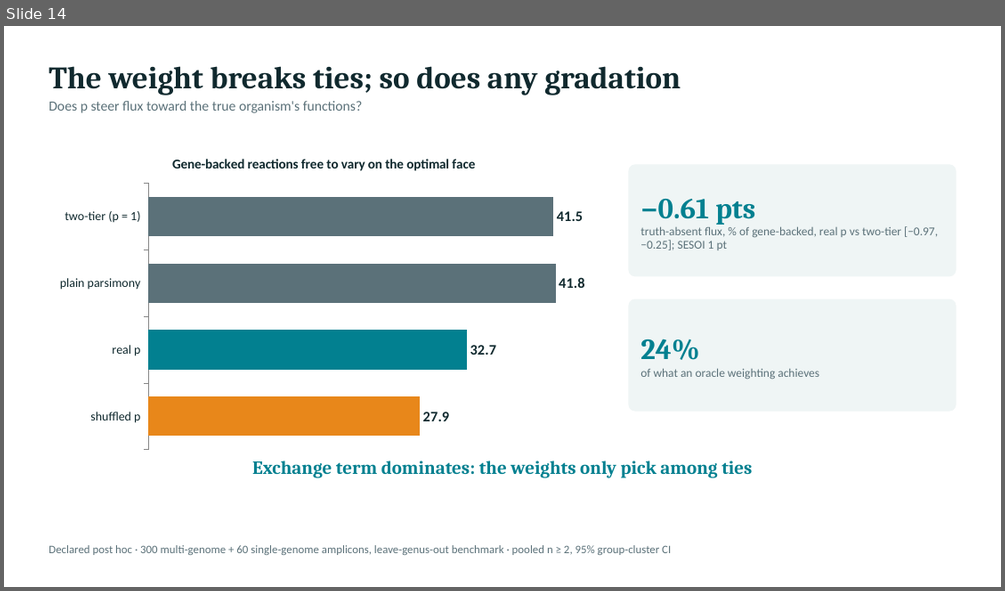
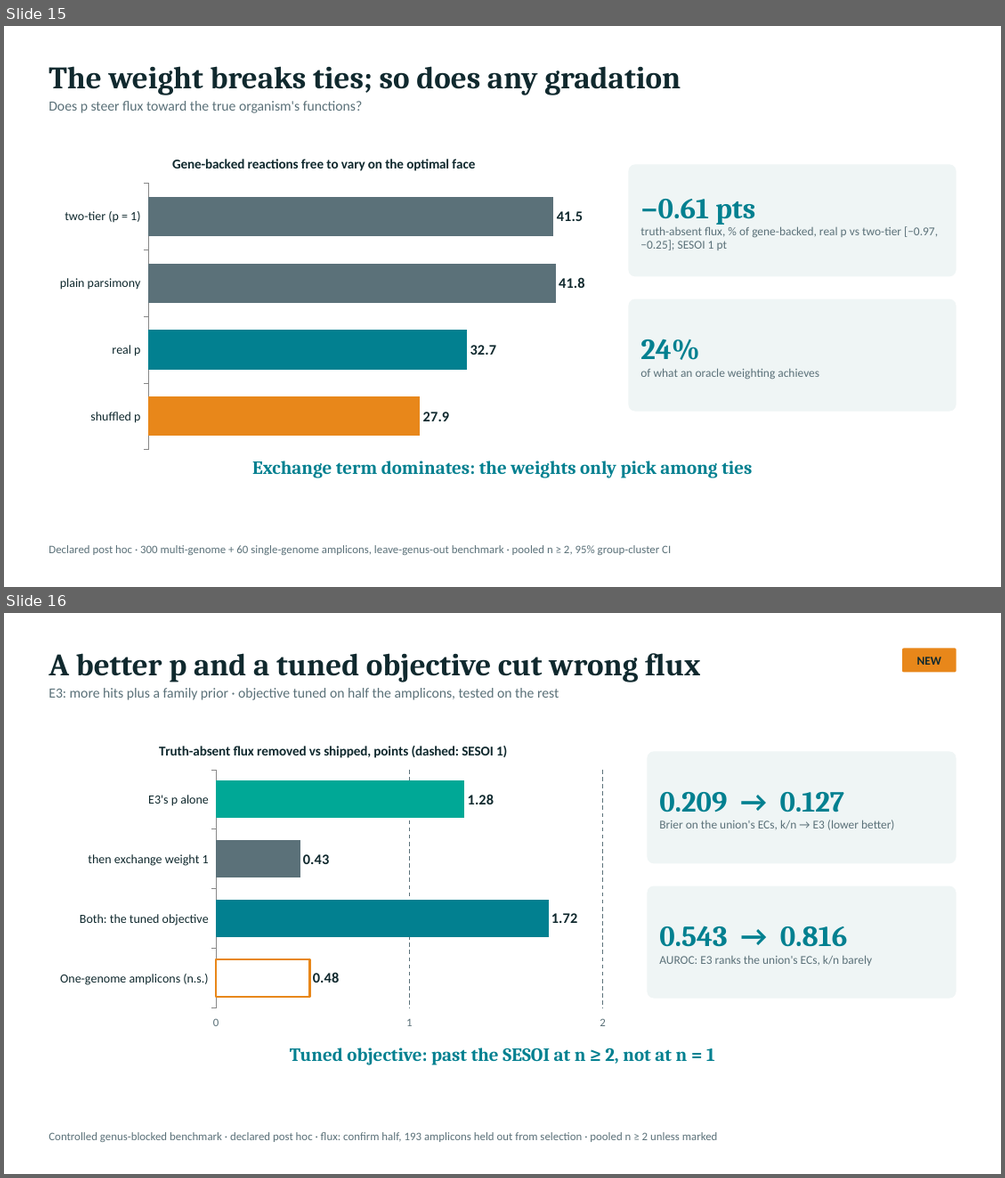
Before and after one commit to freiburgermsu/prFBA, a slide deck: presentations/prFBA_condensed_2026-10.pptx. Shown one above the other, each under a label of ours: slide 14 before the commit, slides 15 and 16 after it. The pictures are 1005x591 and 1005x1178 pixels, drawn with LibreOffice and Linux fonts; fonts in the diff are those of the drawing. Boxes give left, top, right and bottom in pixels: in the first picture for what was removed or moved away, otherwise in the second. Text is boxed around its words. In the diff, an @@ line names an element or a change of style, - is before the commit and + after.

```diff
--- a/presentations/prFBA_condensed_2026-10.pptx
+++ b/presentations/prFBA_condensed_2026-10.pptx
@@ slide 16 added at (4,613,1001,1174), background #FFFFFF @@
@@ text added at (48,653,700,700), 13.5 pt, text #5B7179 @@
+A better p and a tuned objective cut wrong flux
+E3: more hits plus a family prior · objective tuned on half the amplicons, tested on the rest
@@ rounded rectangle added at (902,648,956,672), fill #E8871A, 11.5 pt, text #10292E, bold @@
+NEW
@@ bar chart added at (48,729,617,1036) @@
+title "Truth-absent flux removed vs shipped, points (dashed: SESOI 1)"
+categories: One-genome amplicons (n.s.), Both: the tuned objective, then exchange weight 1, E3's p alone
+Series 1: 0.48, 1.72, 0.43, 1.28
@@ rounded rectangle added at (647,751,956,863), fill #EFF5F5, 11.5 pt, text #5B7179 @@
+0.209 → 0.127
+Brier on the union's ECs, k/n → E3 (lower better)
@@ rounded rectangle added at (647,886,956,998), fill #EFF5F5, 11.5 pt, text #5B7179 @@
+0.543 → 0.816
+AUROC: E3 ranks the union's ECs, k/n barely
@@ text added at (290,1047,715,1065), 18 pt, text #028090, bold @@
+Tuned objective: past the SESOI at n ≥ 2, not at n = 1
@@ text added at (48,1132,717,1142), 11 pt, text #5B7179 @@
+Controlled genus-blocked benchmark · declared post hoc · flux: confirm half, 193 amplicons held out from selection · pooled n ≥ 2 unless marked
@@ what was slide 14 is now slide 15 @@
```
Also in this commit, not shown: 2 slides changed, 2 other slides added, 7 other files.
